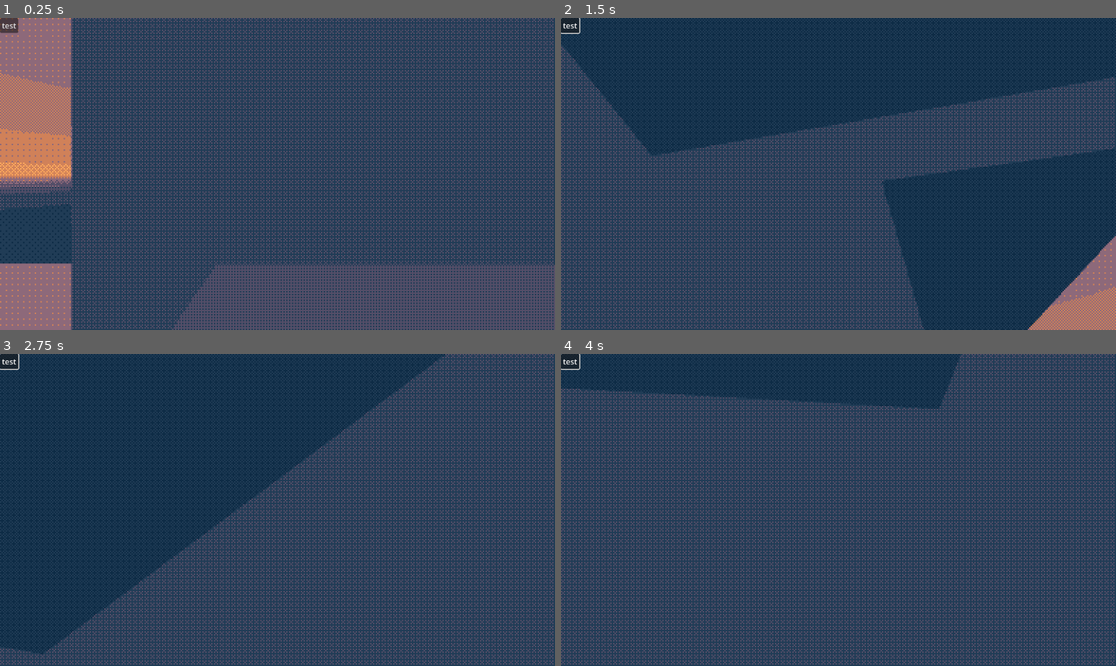
Above: before the commit, frames 1-4 (two rows, left to right).
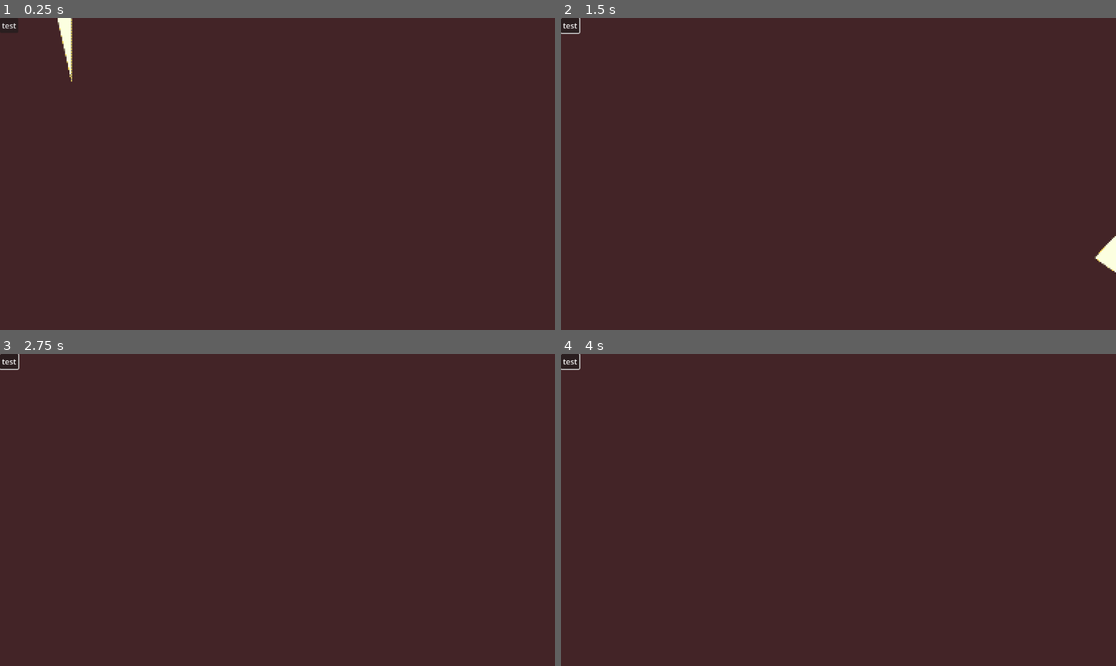
Above: after the commit, the same moments.

Repository: ajud123/screamroulettegame
Game: Godot game, scene res://node_3d.tscn
The game is run twice, just before and just after one commit, with the same random seed, the same clock (stepped at 60 frames per second) and the same inputs.
Inputs (mouse positions are in pixels of both pictures, inside the frame that each line leads up to):
- Up to frame 1 (0.25 s): no input
- Up to frame 2 (1.5 s): click "test" at 0.5 s; tap Enter (ui_accept) at 1.25 s; move the mouse to (866, 174) at 1.27 s; hold W (fwd) from 1.28 s (still down); tap A (l) at 1.35 s
- Up to frame 3 (2.75 s): keep holding W (fwd); tap Enter (ui_accept) at 1.52, 2.27 s; tap D (r) at 1.55, 2.1 s; move the mouse to (249, 510) at 2.02 s; tap A (l) at 2.3 s
- Up to frame 4 (4 s): keep holding W (fwd); move the mouse to (849, 503) at 2.77 s; tap S (bck) at 2.85 s; tap D (r) at 3.05 s; move the mouse to (832, 516) at 3.52 s; tap A (l) at 3.6 s; tap Enter (ui_accept) at 3.77 s

The runs differ from the first frame. In frame 1, 100% of the frame differs, in the area x 0-100%, y 0-100%; in frame 2, 100%; in frame 3, 100%; in frame 4, 100%.

Commit message:
add lawrence

Diff:
--- a/dither/dithermaterial.tres
+++ b/dither/dithermaterial.tres
@@ -1,7 +1,7 @@
 [gd_resource type="ShaderMaterial" load_steps=4 format=3 uid="uid://bl33dmjydykr"]
 
 [ext_resource type="Shader" path="res://dither.gdshader" id="1_5tr78"]
-[ext_resource type="Texture2D" uid="uid://brpt5j38e6sdx" path="res://dither/palette_eeve.png" id="2_nvtbg"]
+[ext_resource type="Texture2D" uid="uid://1c68435x6ads" path="res://dither/palette_eeve_modified.png" id="2_b5snw"]
 [ext_resource type="Texture2D" uid="uid://cwnqi63frih3o" path="res://dither/bayer16tile2.png" id="3_635iq"]
 
 [resource]
@@ -11,4 +11,4 @@
 shader_parameter/u_offset = 0.0
 shader_parameter/u_dither_size = 3
 shader_parameter/u_dither_tex = ExtResource("3_635iq")
-shader_parameter/u_color_tex = ExtResource("2_nvtbg")
+shader_parameter/u_color_tex = ExtResource("2_b5snw")
--- a/greg/greg.gd
+++ b/greg/greg.gd
@@ -4,6 +4,7 @@
 @export var offset: Vector3;
 @export var changeInterval: float = 10;
 @export var damageMult = 1;
+@export var gregDimensions: Vector2;
 @export_range(0, 1, 0.05) var changeThreshold: float;
 var elapsed: float = 0;
 var rng = RandomNumberGenerator.new()
@@ -19,7 +20,7 @@
 func _process(delta: float) -> void:
 	transform = transform.looking_at(%player.position)
 	if Engine.is_editor_hint(): # editor magic so we can adjust greg in editor
-		(mesh as QuadMesh).size = Vector2(2, 1) * scaling;
+		(mesh as QuadMesh).size = gregDimensions * scaling;
 		offset = global_position - %player.global_position;
 	else:
 		# the principle of it all is that every changeInterval seconds(?)
--- /dev/null
+++ b/lawrence/lawrence.gdshader
@@ -0,0 +1,23 @@
+shader_type spatial;
+render_mode unshaded;
+
+uniform sampler2D noise;
+uniform float limit;
+uniform float div;
+
+void vertex() {
+	// Called for every vertex the material is visible on.
+}
+
+void fragment() {
+	//todo: finish lawrence
+	float a = texture(noise, UV).r;
+
+	ALPHA = a > limit ? a/div : 0.;
+	// Called for every pixel the material is visible on.
+}
+
+//void light() {
+	// Called for every pixel for every light affecting the material.
+	// Uncomment to replace the default light processing function with this one.
+//}
--- a/node_3d.tscn
+++ b/node_3d.tscn
@@ -6,8 +6,9 @@
 [ext_resource type="Script" path="res://MainView.gd" id="2_ipsfn"]
 [ext_resource type="Shader" path="res://portalshader.gdshader" id="3_a3dw7"]
 [ext_resource type="Shader" path="res://shaders/vignette.gdshader" id="3_u0w5i"]
-[ext_resource type="Texture2D" uid="uid://flcd7lvi1b10" path="res://greg/greg.png" id="6_pbm5u"]
+[ext_resource type="Texture2D" uid="uid://b44udv8usxnyo" path="res://greg/greg2.png" id="7_ms16r"]
 [ext_resource type="Script" path="res://greg/greg.gd" id="7_v3tcd"]
+[ext_resource type="Shader" path="res://lawrence/lawrence.gdshader" id="9_fphps"]
 
 [sub_resource type="ShaderMaterial" id="ShaderMaterial_hx7jw"]
 
@@ -23,10 +24,10 @@
 sky_material = SubResource("ProceduralSkyMaterial_ewqdk")
 
 [sub_resource type="Environment" id="Environment_ysoxx"]
-background_mode = 2
+background_mode = 1
 sky = SubResource("Sky_fkpyk")
 
-[sub_resource type="ViewportTexture" id="ViewportTexture_buajr"]
+[sub_resource type="ViewportTexture" id="ViewportTexture_vg8bf"]
 viewport_path = NodePath("SubViewport")
 
 [sub_resource type="ShaderMaterial" id="ShaderMaterial_1j7hb"]
@@ -44,16 +45,32 @@
 render_priority = 0
 shader = ExtResource("3_a3dw7")
 shader_parameter/gamma = 1.0
-shader_parameter/texture_albedo = SubResource("ViewportTexture_3jiuv")
+shader_parameter/texture_albedo = SubResource("ViewportTexture_grr0g")
 
 [sub_resource type="StandardMaterial3D" id="StandardMaterial3D_vpq5q"]
 shading_mode = 0
-albedo_texture = ExtResource("6_pbm5u")
+albedo_texture = ExtResource("7_ms16r")
 
 [sub_resource type="QuadMesh" id="QuadMesh_q7f3l"]
 material = SubResource("StandardMaterial3D_vpq5q")
 flip_faces = true
-size = Vector2(401.93, 200.965)
+size = Vector2(533, 413)
+
+[sub_resource type="FastNoiseLite" id="FastNoiseLite_mm4d3"]
+
+[sub_resource type="NoiseTexture2D" id="NoiseTexture2D_essfw"]
+noise = SubResource("FastNoiseLite_mm4d3")
+
+[sub_resource type="ShaderMaterial" id="ShaderMaterial_jhvt7"]
+render_priority = 0
+shader = ExtResource("9_fphps")
+shader_parameter/limit = 0.54
+shader_parameter/div = 75.0
+shader_parameter/noise = SubResource("NoiseTexture2D_essfw")
+
+[sub_resource type="QuadMesh" id="QuadMesh_2qsfn"]
+material = SubResource("ShaderMaterial_jhvt7")
+size = Vector2(1, 2)
 
 [node name="Node3D" type="Node3D"]
 
@@ -176,16 +193,21 @@
 transform = Transform3D(1, -5.97015e-05, 0.000247517, 0, 0.972122, 0.234477, -0.000254615, -0.234477, 0.972122, 0, 67.7554, 273.429)
 mesh = SubResource("QuadMesh_q7f3l")
 script = ExtResource("7_v3tcd")
-scaling = 200.965
 offset = Vector3(0.0700753, 66.3836, 275.22)
 damageMult = 5
+gregDimensions = Vector2(533, 413)
 changeThreshold = 0.5
 
 [node name="the sun" type="DirectionalLight3D" parent="Control2/SubViewportContainer/SubViewport/greg"]
 transform = Transform3D(1, 0, 0, 0, 1, 0, 0, 0, 1, 0, 0, 0)
 light_color = Color(1, 0.47, 0.47, 1)
-light_energy = 1.795
+light_energy = 0.0
 shadow_enabled = true
+sky_mode = 1
+
+[node name="lawrence" type="MeshInstance3D" parent="Control2/SubViewportContainer/SubViewport"]
+transform = Transform3D(0.783466, 0, 0.621435, 0, 1, 0, -0.621435, 0, 0.783466, -4.54064, 1.70311, -3.02364)
+mesh = SubResource("QuadMesh_2qsfn")
 
 [node name="Button" type="Button" parent="Control2"]
 layout_mode = 0
Binary file changed: dither/palette_eeve_modified.png
Binary file added: greg/greg2.png
Not shown, added: greg/greg2.png.import
Binary file added: greg/reflayer.png
Not shown, added: greg/reflayer.png.import
Not shown: 2 places in node_3d.tscn that only renumber resources
